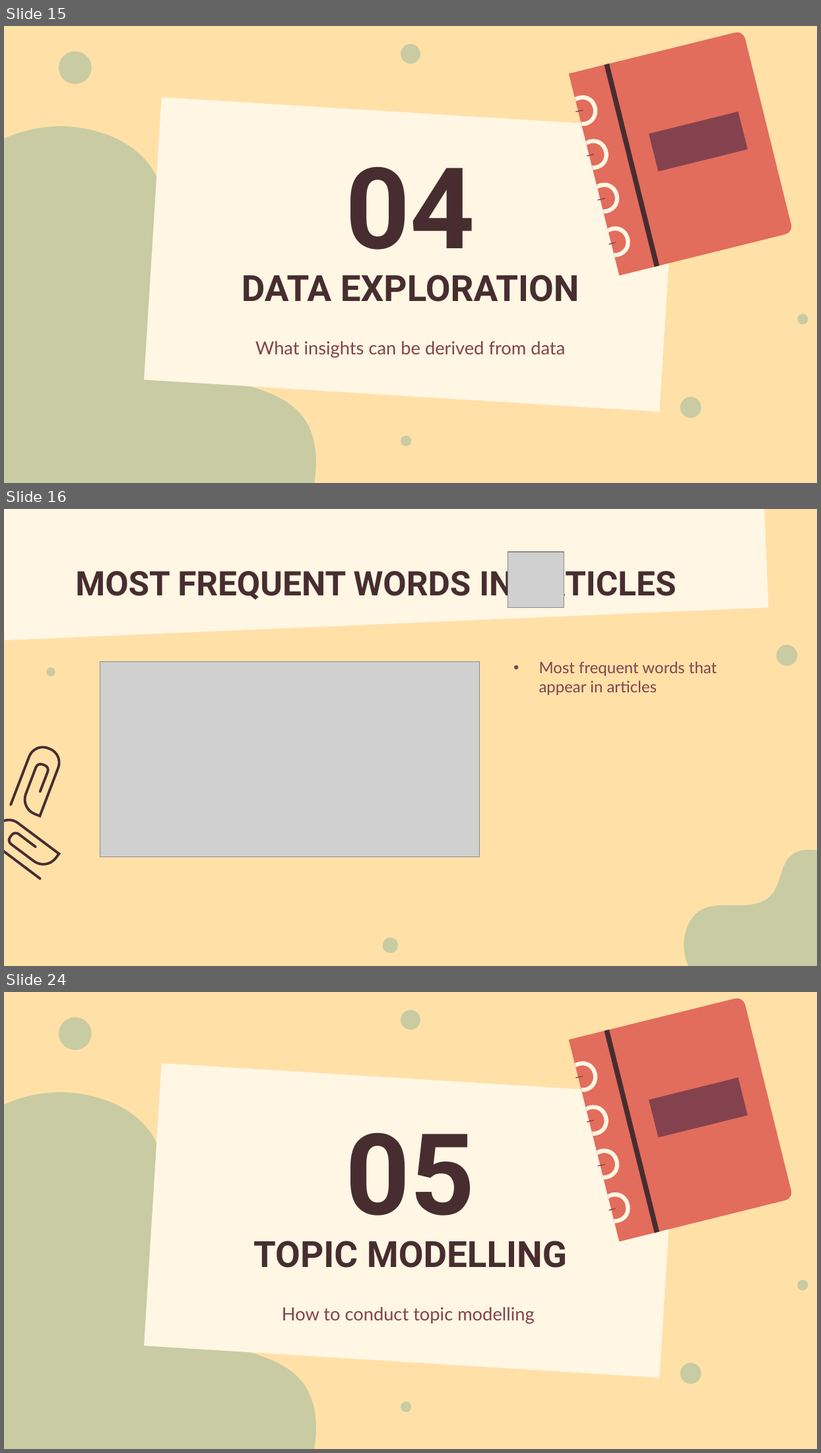
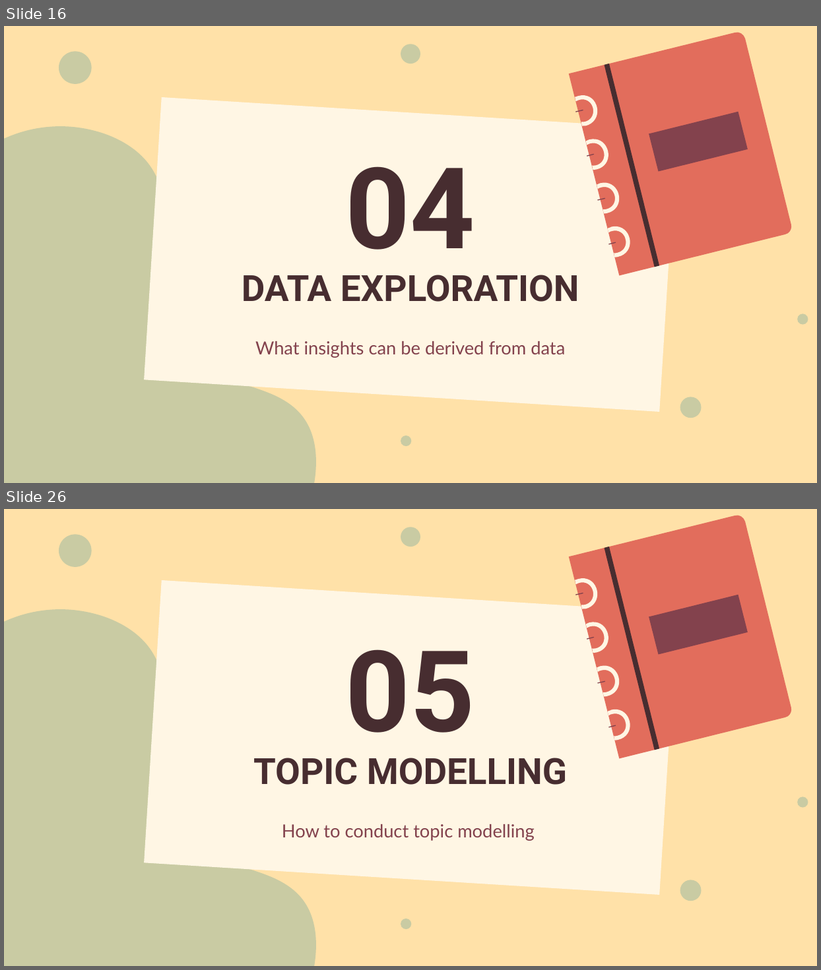
Before and after one commit to LiyanaRoslie/ds-keywords, a slide deck: Capstone_presentation_v1.1.pptx. Shown one above the other, each under a label of ours: slides 15, 16 and 24 before the commit, slides 16 and 26 after it; the slides between them are not shown. The pictures are 821x1453 and 821x970 pixels, drawn with LibreOffice and Linux fonts; fonts in the diff are those of the drawing; grey boxes stand for pictures. Boxes give left, top, right and bottom in pixels: in the first picture for what was removed or moved away, otherwise in the second. Text is boxed around its words. In the diff, an @@ line names an element or a change of style, - is before the commit and + after.

```diff
--- a/Capstone_presentation_v1.1.pptx
+++ b/Capstone_presentation_v1.1.pptx
@@ slide 16 removed at (x1=4, y1=509, x2=817, y2=966), background #FFE1A8 @@
@@ rectangle removed at (x1=4, y1=509, x2=770, y2=641) @@
@@ title removed at (x1=75, y1=564, x2=676, y2=604) @@
-MOST FREQUENT WORDS IN ARTICLES
@@ picture removed at (x1=508, y1=552, x2=564, y2=608) @@
@@ ellipse removed at (x1=776, y1=645, x2=797, y2=666) @@
@@ picture removed at (x1=100, y1=662, x2=480, y2=857) @@
@@ subtitle removed at (x1=539, y1=661, x2=717, y2=695) @@
-• Most frequent words that appear in articles
@@ ellipse removed at (x1=46, y1=667, x2=55, y2=677) @@
@@ freeform shape removed at (x1=4, y1=741, x2=75, y2=824) @@
@@ freeform shape removed at (x1=4, y1=818, x2=59, y2=879) @@
@@ freeform shape removed at (x1=682, y1=850, x2=817, y2=966) @@
@@ ellipse removed at (x1=383, y1=938, x2=399, y2=954) @@
@@ what was slide 15 is now slide 16 @@
@@ what was slide 24 is now slide 26 @@
```
Also in this commit, not shown: 15 slides changed, 3 slides added.
